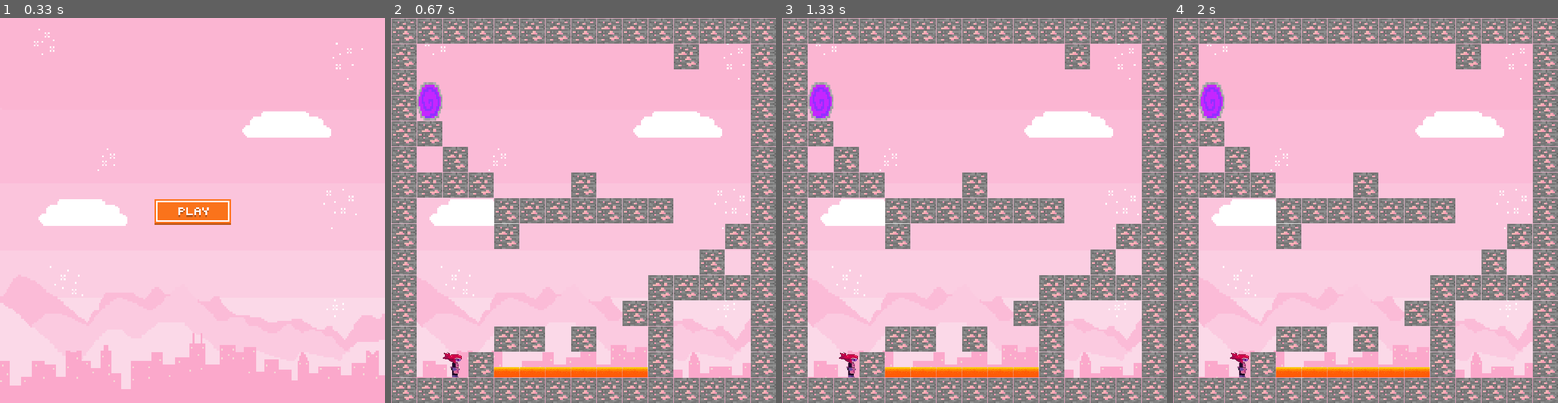
Above: before the commit, frames 1-4 (left to right).
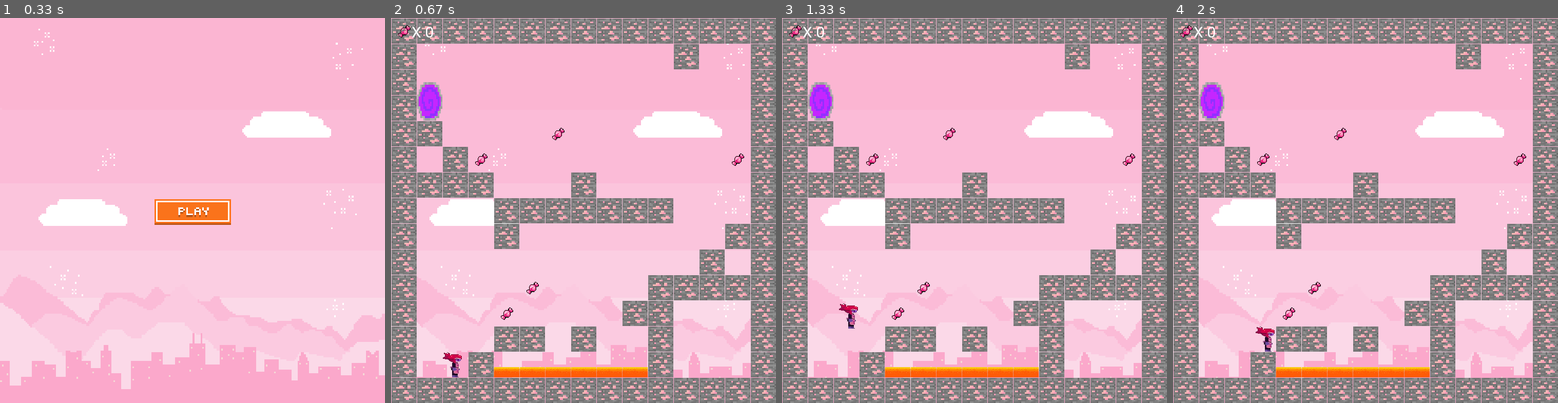
Above: after the commit, the same moments.

Repository: Julijadvbjb/Pygame-sp-le
Game: pygame game, started from main.py
Two runs of this game, one before a commit and one after it. Both use one fixed random seed, a clock stepped at 60 frames per second and the inputs below.
Inputs (mouse positions are in pixels of both pictures, inside the frame that each line leads up to):
- Up to frame 1 (0.33 s): no input
- Up to frame 2 (0.67 s): click (583, 210) at 0.38 s
- Up to frame 3 (1.33 s): hold Right 0.67-1.13 s; move the mouse to (959, 229) at 0.7 s; hold Up from 1.17 s (still down)
- Up to frame 4 (2 s): release Up at 1.47 s; hold Right 1.5-1.97 s

Frame 1 is identical in both runs. In frame 2, 0.3% of the frame differs, in the area x 1-92%, y 1-79%; in frame 3, 0.6%; in frame 4, 0.6%, in the area x 1-92%, y 1-94%.

Commit message:
died un candy

Diff:
--- a/level_data.py
+++ b/level_data.py
@@ -3,14 +3,14 @@
 [1, 0, 0, 0, 0, 0, 0, 0, 0, 0, 0, 1, 0, 0, 1],
 [1, 0, 0, 0, 0, 0, 0, 0, 0, 0, 0, 0, 0, 0, 1],
 [1, 4, 0, 0, 0, 0, 0, 0, 0, 0, 0, 0, 0, 0, 1],
-[1, 1, 0, 0, 0, 0, 0, 0, 0, 0, 0, 0, 0, 0, 1],
-[1, 0, 1, 0, 0, 0, 0, 0, 0, 0, 0, 0, 0, 0, 1],
+[1, 1, 0, 0, 0, 0, 5, 0, 0, 0, 0, 0, 0, 0, 1],
+[1, 0, 1, 5, 0, 0, 0, 0, 0, 0, 0, 0, 0, 5, 1],
 [1, 1, 1, 1, 0, 0, 0, 1, 0, 0, 0, 0, 0, 0, 1],
 [1, 0, 0, 0, 1, 1, 1, 1, 1, 1, 1, 0, 0, 0, 1],
 [1, 0, 0, 0, 1, 0, 0, 0, 0, 0, 0, 0, 0, 1, 1],
 [1, 0, 0, 0, 0, 0, 0, 0, 0, 0, 0, 0, 1, 0, 1],
-[1, 0, 0, 0, 0, 0, 0, 0, 0, 0, 1, 1, 1, 1, 1],
-[1, 0, 0, 0, 0, 0, 0, 0, 0, 1, 1, 0, 0, 0, 1],
+[1, 0, 0, 0, 0, 5, 0, 0, 0, 0, 1, 1, 1, 1, 1],
+[1, 0, 0, 0, 5, 0, 0, 0, 0, 1, 1, 0, 0, 0, 1],
 [1, 0, 0, 0, 1, 1, 0, 1, 0, 0, 1, 0, 0, 0, 1],
 [1, 0, 0, 1, 2, 2, 2, 2, 2, 2, 1, 0, 0, 0, 1],
 [1, 1, 1, 1, 1, 1, 1, 1, 1, 1, 1, 1, 1, 1, 1],
@@ -21,13 +21,13 @@
 [1, 0, 0, 0, 0, 0, 0, 0, 0, 0, 0, 1, 0, 0, 1],
 [1, 0, 0, 4, 0, 0, 0, 0, 0, 0, 0, 0, 0, 0, 1],
 [1, 0, 0, 1, 0, 0, 0, 0, 0, 0, 0, 0, 0, 0, 1],
-[1, 0, 0, 0, 0, 0, 0, 0, 0, 0, 0, 0, 0, 0, 1],
+[1, 0, 0, 5, 0, 0, 0, 0, 5, 0, 0, 0, 0, 0, 1],
 [1, 1, 0, 0, 0, 0, 0, 0, 0, 0, 0, 0, 0, 0, 1],
 [1, 1, 1, 1, 0, 3, 0, 1, 3, 1, 0, 0, 0, 0, 1],
 [1, 0, 0, 0, 1, 1, 1, 1, 1, 1, 1, 0, 0, 0, 1],
 [1, 0, 0, 0, 1, 0, 0, 0, 0, 0, 0, 0, 0, 1, 1],
 [1, 0, 0, 0, 0, 0, 0, 0, 0, 0, 0, 0, 0, 0, 1],
-[1, 0, 0, 0, 0, 0, 0, 0, 0, 0, 0, 1, 2, 1, 1],
+[1, 0, 0, 5, 0, 0, 0, 0, 0, 0, 5, 1, 2, 1, 1],
 [1, 0, 0, 0, 0, 1, 0, 0, 0, 0, 1, 1, 1, 1, 1],
 [1, 0, 0, 1, 0, 0, 0, 0, 1, 1, 1, 0, 0, 0, 1],
 [1, 0, 1, 2, 2, 2, 2, 2, 2, 2, 1, 0, 0, 0, 1],
@@ -37,16 +37,16 @@
 level3_data = [
 [1, 1, 1, 1, 1, 1, 1, 1, 1, 1, 1, 1, 1, 1, 1],
 [1, 0, 0, 0, 0, 0, 0, 0, 0, 0, 0, 0, 0, 0, 1],
-[1, 0, 4, 0, 0, 0, 0, 0, 0, 0, 0, 0, 0, 0, 1],
+[1, 0, 4, 0, 0, 0, 5, 0, 0, 0, 0, 0, 0, 0, 1],
 [1, 0, 1, 0, 0, 0, 0, 0, 0, 0, 0, 0, 0, 0, 1],
-[1, 2, 2, 2, 1, 3, 0, 1, 0, 0, 0, 0, 0, 0, 1],
+[1, 2, 2, 2, 1, 3, 0, 1, 0, 0, 5, 0, 0, 0, 1],
 [1, 1, 1, 1, 1, 1, 2, 2, 2, 1, 1, 1, 0, 0, 1],
 [1, 0, 0, 0, 0, 1, 1, 1, 1, 0, 0, 0, 0, 0, 1],
-[1, 0, 0, 0, 0, 0, 0, 0, 0, 0, 0, 0, 0, 1, 1],
+[1, 0, 0, 0, 5, 0, 0, 0, 0, 0, 0, 0, 0, 1, 1],
 [1, 0, 0, 3, 0, 0, 0, 0, 0, 0, 0, 1, 1, 0, 1],
 [1, 0, 1, 1, 0, 0, 0, 0, 0, 0, 3, 0, 0, 0, 1],
 [1, 0, 0, 0, 0, 1, 1, 0, 0, 1, 1, 0, 0, 0, 1],
-[1, 1, 0, 0, 0, 0, 0, 0, 0, 0, 0, 0, 0, 0, 1],
+[1, 1, 0, 0, 0, 0, 0, 5, 0, 0, 0, 0, 0, 0, 1],
 [1, 0, 0, 1, 0, 0, 0, 1, 0, 0, 0, 0, 0, 0, 1],
 [1, 2, 1, 2, 2, 2, 2, 2, 2, 2, 2, 2, 2, 2, 1],
 [1, 1, 1, 1, 1, 1, 1, 1, 1, 1, 1, 1, 1, 1, 1],
--- a/main.py
+++ b/main.py
@@ -1,7 +1,6 @@
 import pygame
 from pygame.locals import *
 from level_data import level1_data, level2_data, level3_data
-
 
 pygame.init()
 
@@ -20,6 +19,10 @@
 main_menu = True
 max_levels = 3
 current_level = 1
+score = 0
+
+font = pygame.font.SysFont('Roboto', 30)
+white = (255,255,255)
 
 
 
@@ -35,7 +38,19 @@
 game_over_img = pygame.transform.scale(game_over_img, (screen_width//3 , screen_height//3))
 game_over_rect = game_over_img.get_rect(center=(screen_width // 2, screen_height // 2))
 
-
+died_img = pygame.image.load('images/died.png')
+died_img = pygame.transform.scale(died_img, (screen_width//3 , screen_height//3))
+died_rect = died_img.get_rect(center=(screen_width // 2, screen_height // 2))
+
+win_img = pygame.image.load('images/win.png')
+win_img = pygame.transform.scale(win_img, (screen_width//3 , screen_height//3))
+win_rect = win_img.get_rect(center=(screen_width // 2, screen_height // 2))
+
+
+
+def draw_text(text, font, text_col, x, y):
+	img = font.render(text, True, text_col)
+	screen.blit(img, (x, y))
 
 class Player():
 	def __init__(self, x, y):
@@ -50,10 +65,10 @@
 		if game_over == 0:
 			#get keypresses
 			key = pygame.key.get_pressed()
-			if key[pygame.K_SPACE] and self.jumped == False and self.high ==False:
+			if key[pygame.K_UP] and self.jumped == False and self.high ==False:
 				self.vel_y = -15
 				self.jumped = True
-			if key[pygame.K_SPACE] == False:
+			if key[pygame.K_UP] == False:
 				self.jumped = False
 			if key[pygame.K_LEFT]:
 				dx -= 5
@@ -124,6 +139,8 @@
 
 		elif game_over == -1:
 			self.image = self.dead_image
+			died_rect.center = (screen_width//2 , screen_height // 2)
+			screen.blit(died_img, died_rect)
 
 
 		#draw player onto screen
@@ -209,6 +226,9 @@
 				if tile == 4:
 					portal = Portal(col_count*tile_size, row_count*tile_size-(tile_size//2))
 					portal_group.add(portal)
+				if tile == 5:
+					candy = Candy(col_count*tile_size + (tile_size//2), row_count*tile_size+(tile_size//2))
+					candy_group.add(candy)
 				col_count += 1
 			row_count += 1
 
@@ -240,6 +260,14 @@
 		self.rect = self.image.get_rect()
 		self.rect.x = x
 		self.rect.y = y
+class Candy(pygame.sprite.Sprite):
+	def __init__(self, x, y):
+		pygame.sprite.Sprite.__init__(self)
+		img = pygame.image.load('images/candy.png')
+		self.image = pygame.transform.scale(img, (tile_size//2, tile_size//2))
+		self.rect = self.image.get_rect()
+		self.rect.center = (x,y)
+
 
 
 
@@ -247,6 +275,10 @@
 lava_group = pygame.sprite.Group()
 spike_group = pygame.sprite.Group()
 portal_group = pygame.sprite.Group()
+candy_group = pygame.sprite.Group()
+
+score_candy = Candy(tile_size // 2, tile_size // 2)
+candy_group.add(score_candy)
 
 world = world_data = globals()[f'level{current_level}_data']
 world = World(world_data)
@@ -265,30 +297,48 @@
             main_menu = False
     else:
         world.draw()
+
+        if game_over == 0:
+            if pygame.sprite.spritecollide(player, candy_group, True):
+                score += 1
+            draw_text('X ' + str(score), font, white, tile_size - 10, 10)
         lava_group.draw(screen)
         spike_group.draw(screen)
         portal_group.draw(screen)
-
+        candy_group.draw(screen)
         game_over = player.update(game_over)
 
         if game_over == -1:
-            game_over_rect.center = (screen_width // 2, screen_height // 2)
-            screen.blit(game_over_img, game_over_rect)
             if reset_btn.draw():
                 player.reset(100, screen_height - 130)
                 game_over = 0
-        elif game_over == 1:
+        if game_over == 1:
             current_level += 1
             if current_level <= max_levels:
                 lava_group.empty()
                 spike_group.empty()
                 portal_group.empty()
+                candy_group.empty()
+
                 world_data = globals()[f'level{current_level}_data']
                 world = World(world_data)
                 player.reset(100, screen_height - 130)
                 game_over = 0
             else:
-                pass
+                win_rect.center = (screen_width // 2, screen_height // 2)
+                screen.blit(win_img, win_rect)
+                draw_text('Your score: ' + str(score), font, white, tile_size + 270, 520)
+                if reset_btn.draw():
+                    current_level = 1
+                    lava_group.empty()
+                    spike_group.empty()
+                    portal_group.empty()
+                    candy_group.empty()
+                    world_data = globals()[f'level{current_level}_data']
+                    world = World(world_data)
+                    player.reset(100, screen_height - 130)
+                    game_over = 0
+                    score = 0
 
     for event in pygame.event.get():
         if event.type == pygame.QUIT:
Binary file added: images/candy.png
Binary file added: images/died.png
Binary file added: images/win.png
